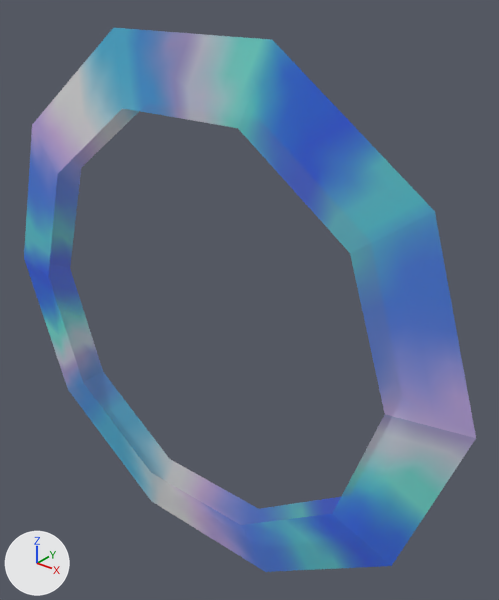
One commit to the glTF model site/public/sm64ds/models/w_ring.glb: the scene before it, then after it.
The view is the same before and after, from a 50 mm camera at (19.7, -20.8, 15.2) aimed at (1.6, 2.0, 1.1). Lighting does not change. The marker at lower left points along +X, +Y and +Z. The older version comes first.

In view in the first picture: 'w_ring'.
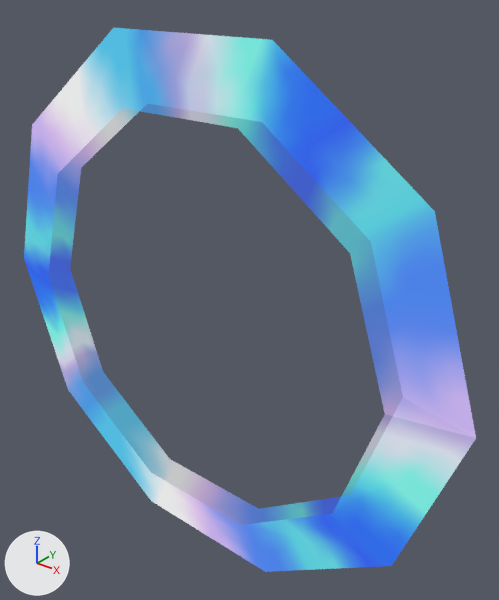
What changed in the scene script:
```text
Change mat_mat_w_ring:
    remove # nodes: BsdfPrincipled, Math x2, Mix, OutputMaterial, TexImage, VertexColor
    nodes: BsdfTransparent, Emission, LightPath, Math x2, Mix, MixShader x2, OutputMaterial, TexImage, VertexColor
```

What differs and where, as boxes (x1, y1, x2, y2) in the pictures (499 x 600 px):
'w_ring', recoloured (lighter)
    both: (24, 28, 476, 572)
